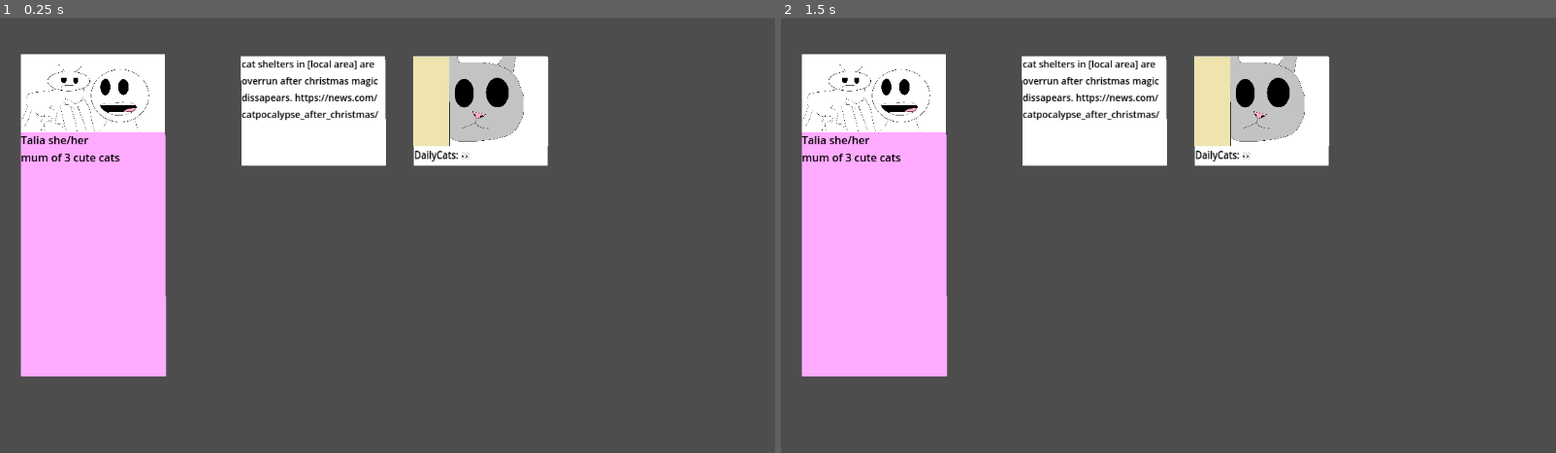
Above: before the commit, frames 1-2 (left to right).
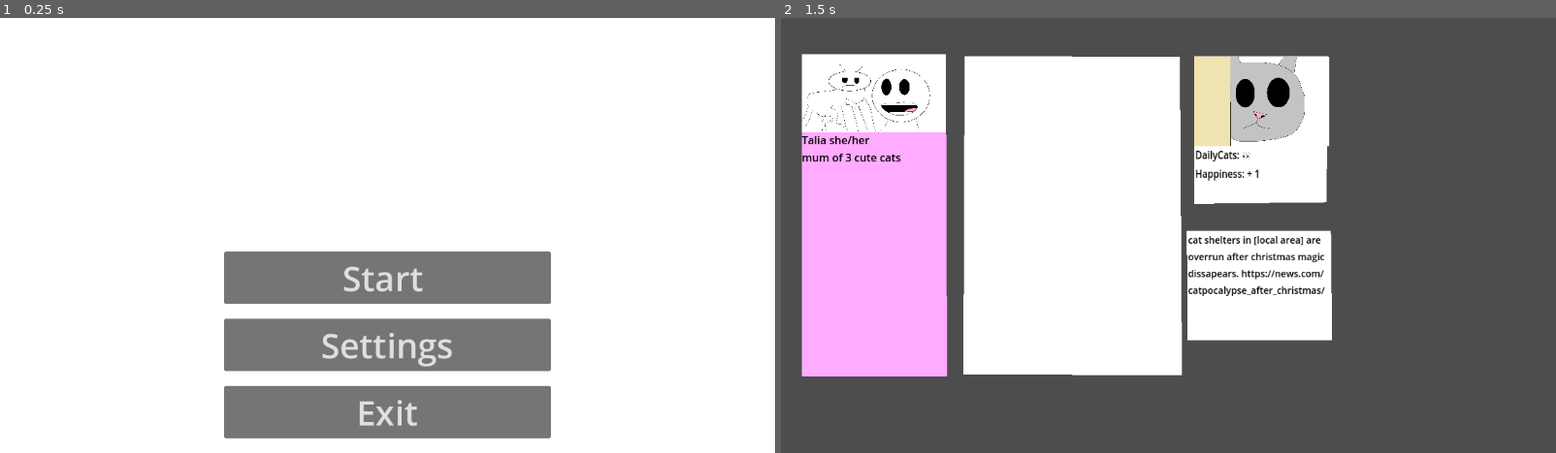
Above: after the commit, the same moments.

Repository: Wilvy10/Bonk
Game: Godot game, scene res://scenes/Menu.tscn
The game is run twice, just before and just after one commit, with the same random seed, the same clock (stepped at 60 frames per second) and the same inputs. Before the commit the project starts from res://scenes/main_game.tscn.
Inputs (mouse positions are in pixels of both pictures, inside the frame that each line leads up to):
- Up to frame 1 (0.25 s): no input
- Up to frame 2 (1.5 s): click (1168, 279) at 0.5 s, where only the run after the commit has a clickable "Start"; tap Enter at 1.25 s; move the mouse to (1339, 213) at 1.27 s

The runs differ from the first frame. In frame 1, 91% of the frame differs, in the area x 0-100%, y 0-100%; in frame 2, 23%.

Commit message:
added drop box

Diff:
--- a/sbgj-bonk(unnamed-project)/Menu.tscn
+++ b/sbgj-bonk(unnamed-project)/Menu.tscn
@@ -1,6 +1,6 @@
 [gd_scene load_steps=3 format=3 uid="uid://bq5bj0fhh6ud0"]
 
-[ext_resource type="Script" path="res://menu.gd" id="1_uubjt"]
+[ext_resource type="Script" uid="uid://byiade1vg0pc3" path="res://scripts/menu.gd" id="1_uubjt"]
 
 [sub_resource type="StyleBoxFlat" id="StyleBoxFlat_5yleq"]
 bg_color = Color(1, 1, 1, 1)
--- a/sbgj-bonk(unnamed-project)/main_game.tscn
+++ b/sbgj-bonk(unnamed-project)/main_game.tscn
@@ -1,6 +1,6 @@
 [gd_scene load_steps=4 format=3 uid="uid://bis7em4d36saf"]
 
-[ext_resource type="Script" uid="uid://b7ok75uteft6b" path="res://main.gd" id="1_ykeeq"]
+[ext_resource type="Script" uid="uid://b7ok75uteft6b" path="res://scripts/main.gd" id="1_ykeeq"]
 [ext_resource type="Texture2D" uid="uid://cg2405b3teyai" path="res://images/Person Icons/cat_person.png" id="1_yx7mw"]
 [ext_resource type="Texture2D" uid="uid://bov0ajova0mav" path="res://images/Post Icons/peeking_cat.png" id="2_ykeeq"]
 
--- a/sbgj-bonk(unnamed-project)/project.godot
+++ b/sbgj-bonk(unnamed-project)/project.godot
@@ -11,13 +11,13 @@
 [application]
 
 config/name="SBGJ-Bonk(unnamed_project)"
-run/main_scene="res://scenes/main_game.tscn"
+run/main_scene="uid://yq3amqpq6k4p"
 config/features=PackedStringArray("4.5", "Mobile")
 config/icon="res://icon.svg"
 
 [autoload]
 
-Main="*res://main.gd"
+Main="*res://scripts/main.gd"
 
 [rendering]
 
--- a/sbgj-bonk(unnamed-project)/scenes/Menu.tscn
+++ b/sbgj-bonk(unnamed-project)/scenes/Menu.tscn
@@ -1,6 +1,6 @@
 [gd_scene load_steps=3 format=3 uid="uid://yq3amqpq6k4p"]
 
-[ext_resource type="Script" uid="uid://byiade1vg0pc3" path="res://menu.gd" id="1_xdvgc"]
+[ext_resource type="Script" uid="uid://byiade1vg0pc3" path="res://scripts/menu.gd" id="1_xdvgc"]
 
 [sub_resource type="StyleBoxFlat" id="StyleBoxFlat_5yleq"]
 bg_color = Color(1, 1, 1, 1)
--- /dev/null
+++ b/sbgj-bonk(unnamed-project)/scenes/drop_box.gd
@@ -0,0 +1,11 @@
+extends Polygon2D
+var dropposition = Vector2(0,0)
+
+# Called when the node enters the scene tree for the first time.
+func _ready() -> void:
+	print(dropposition)
+
+
+# Called every frame. 'delta' is the elapsed time since the previous frame.
+func _process(delta: float) -> void:
+	pass
--- a/sbgj-bonk(unnamed-project)/scenes/main_game.tscn
+++ b/sbgj-bonk(unnamed-project)/scenes/main_game.tscn
@@ -1,8 +1,9 @@
-[gd_scene load_steps=4 format=3 uid="uid://ch3su8g5bqec0"]
+[gd_scene load_steps=5 format=3 uid="uid://ch3su8g5bqec0"]
 
 [ext_resource type="Texture2D" uid="uid://cg2405b3teyai" path="res://images/Person Icons/cat_person.png" id="1_d2op2"]
 [ext_resource type="Script" uid="uid://d0yl56gloome3" path="res://scripts/post.gd" id="2_0rdsr"]
 [ext_resource type="Texture2D" uid="uid://bov0ajova0mav" path="res://images/Post Icons/peeking_cat.png" id="3_ipu61"]
+[ext_resource type="Script" uid="uid://dpjsttnwfnlcc" path="res://scenes/drop_box.gd" id="4_0rdsr"]
 
 [node name="Node2D" type="Node2D"]
 
@@ -31,7 +32,7 @@
 z_index = 2
 position = Vector2(700.00006, 139)
 scale = Vector2(0.8594007, 1)
-polygon = PackedVector2Array(-100, -82, 131, -82, 133, 81, -99, 81)
+polygon = PackedVector2Array(-100, -82, 131, -82, 129.37, 135.45, -100.21, 137.87)
 script = ExtResource("2_0rdsr")
 
 [node name="PeekingCat" type="Sprite2D" parent="post"]
@@ -47,30 +48,43 @@
 theme_override_colors/font_color = Color(0, 0, 0, 1)
 text = "DailyCats: 👀"
 
+[node name="Label2" type="Label" parent="post"]
+offset_left = -97.742615
+offset_top = 81.0
+offset_right = 130.32318
+offset_bottom = 104.0
+theme_override_colors/font_color = Color(0, 0, 0, 1)
+text = "Happiness: + 1"
+
 [node name="Button" type="Button" parent="post"]
 modulate = Color(1, 1, 1, 0)
-offset_left = -100.06975
+offset_left = -98.90622
 offset_top = -82.0
-offset_right = -92.06975
-offset_bottom = -74.0
+offset_right = -90.90622
+offset_bottom = -71.309166
 scale = Vector2(29.187737, 20.391302)
 
 [node name="headline" type="Polygon2D" parent="."]
 z_index = 2
-position = Vector2(450.99994, 139)
+position = Vector2(696, 399)
 scale = Vector2(0.92703867, 1)
 polygon = PackedVector2Array(-100, -82, 131, -82, 133, 81, -99, 81)
 
 [node name="headline_text" type="Label" parent="headline"]
-offset_left = -98.9213
-offset_top = -82.0
-offset_right = 131.60187
-offset_bottom = 74.0
+offset_left = -98.16199
+offset_top = -80.0
+offset_right = 132.36118
+offset_bottom = 76.0
 theme_override_colors/font_color = Color(0, 0, 0, 1)
 theme_override_font_sizes/font_size = 15
 text = "cat shelters in [local area] are overrun after christmas magic dissapears. https://news.com/catpocalypse_after_christmas/"
 autowrap_mode = 3
 clip_text = true
+metadata/_edit_use_anchors_ = true
+
+[node name="drop box" type="Polygon2D" parent="."]
+polygon = PackedVector2Array(273, 57, 593, 58, 596, 532, 271, 531)
+script = ExtResource("4_0rdsr")
 
 [connection signal="button_down" from="post/Button" to="post" method="_on_button_button_down"]
 [connection signal="button_up" from="post/Button" to="post" method="_on_button_button_up"]
--- a/sbgj-bonk(unnamed-project)/scripts/post.gd
+++ b/sbgj-bonk(unnamed-project)/scripts/post.gd
@@ -3,6 +3,8 @@
 var dragging = false
 var _offset = Vector2(0,0)
 var startPosition = Vector2(0,0)
+var endPosition = Vector2(0,0)
+var in_drpbox = false
 func _init():
 	#spawn at appropriate place
 	startPosition = position
@@ -11,6 +13,7 @@
 func _process(delta):
 	if dragging:
 		position = get_global_mouse_position() - _offset
+
 
 func _on_button_button_down() -> void:
 	dragging = true
@@ -21,4 +24,6 @@
 	dragging = false
 	if (true):
 		position = startPosition
+
+
 #func check_in_dropbox():
Not shown, added: sbgj-bonk(unnamed-project)/scenes/drop_box.gd.uid
Renamed: sbgj-bonk(unnamed-project)/main.gd -> sbgj-bonk(unnamed-project)/scripts/main.gd
Renamed: sbgj-bonk(unnamed-project)/main.gd.uid -> sbgj-bonk(unnamed-project)/scripts/main.gd.uid
Renamed: sbgj-bonk(unnamed-project)/menu.gd -> sbgj-bonk(unnamed-project)/scripts/menu.gd
Renamed: sbgj-bonk(unnamed-project)/menu.gd.uid -> sbgj-bonk(unnamed-project)/scripts/menu.gd.uid
